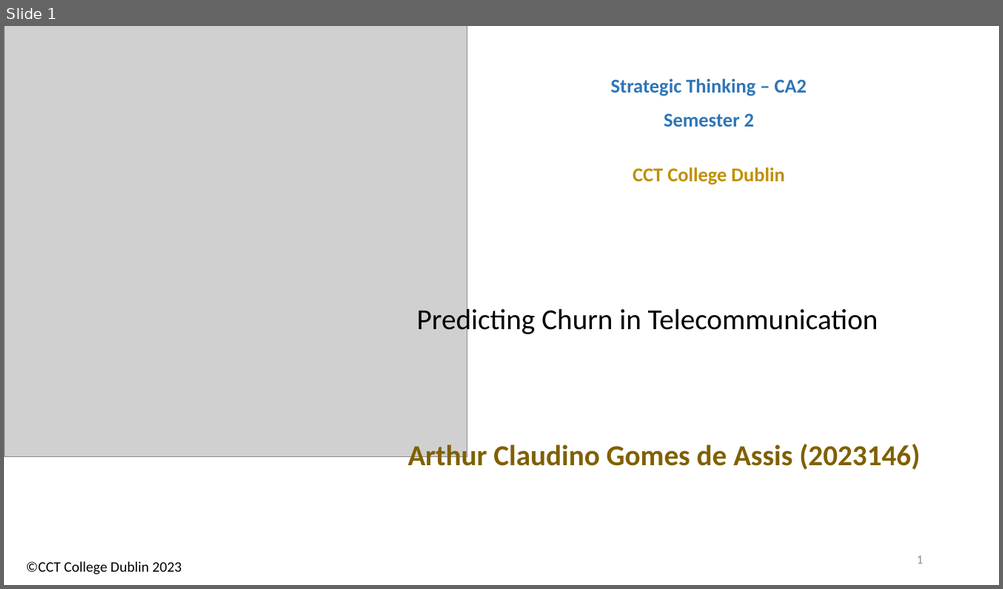
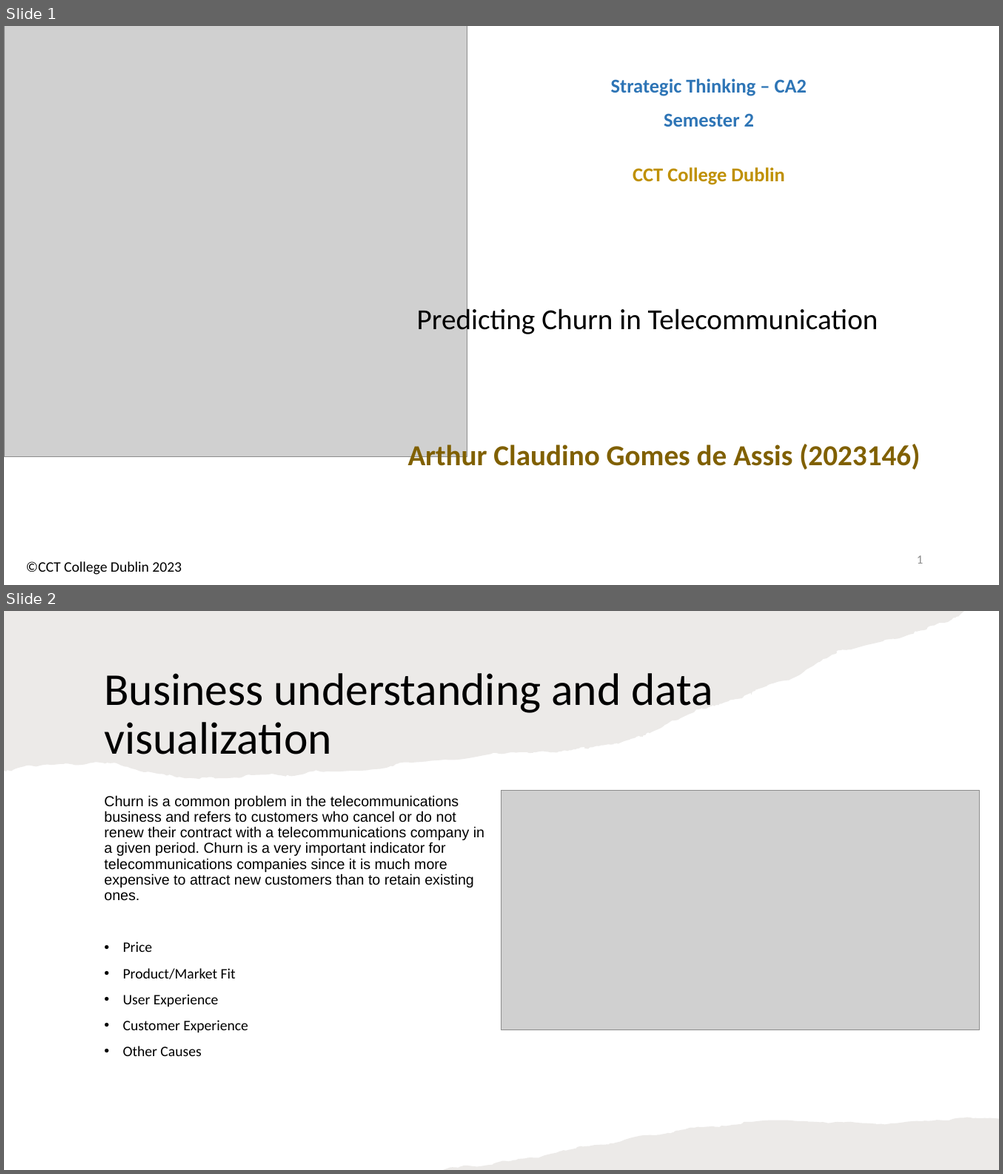
Before and after one commit to arthurcct2023/Python-Predicting-Churn-in-Telecommunication, a slide deck: ArthurAssis_ST_HDip_CA2_Semester2.pptx. Shown one above the other, each under a label of ours: slide 1 before the commit, slides 1 and 2 after it. The pictures are 1003x589 and 1003x1174 pixels, drawn with LibreOffice and Linux fonts; fonts in the diff are those of the drawing; grey boxes stand for pictures. Boxes give left, top, right and bottom in pixels: in the first picture for what was removed or moved away, otherwise in the second. Text is boxed around its words. In the diff, an @@ line names an element or a change of style, - is before the commit and + after.

```diff
--- a/ArthurAssis_ST_HDip_CA2_Semester2.pptx
+++ b/ArthurAssis_ST_HDip_CA2_Semester2.pptx
@@ slide 2 added at (x1=4, y1=611, x2=999, y2=1170), background #FFFFFF @@
@@ freeform shape added at (x1=4, y1=611, x2=965, y2=779), fill #82766A at 15% opacity @@
@@ title added at (x1=104, y1=673, x2=713, y2=755), 44 pt, text #000000 @@
+Business understanding and data visualization
@@ text added at (x1=104, y1=795, x2=484, y2=1056), 14 pt, text #000000 @@
+Churn is a common problem in the telecommunications business and refers to customers who cancel or do not renew their contract with a telecommunications company in a given period. Churn is a very important indicator for telecommunications companies since it is much more expensive to attract new customers than to retain existing ones.
+• Price
+• Product/Market Fit
+• User Experience
+• Customer Experience
+• Other Causes
@@ picture added at (x1=502, y1=790, x2=979, y2=1031) @@
@@ freeform shape added at (x1=444, y1=1118, x2=999, y2=1170), fill #82766A at 15% opacity @@
```
Also in this commit, not shown: 12 other slides added, 5 slides removed, 8 other files.
